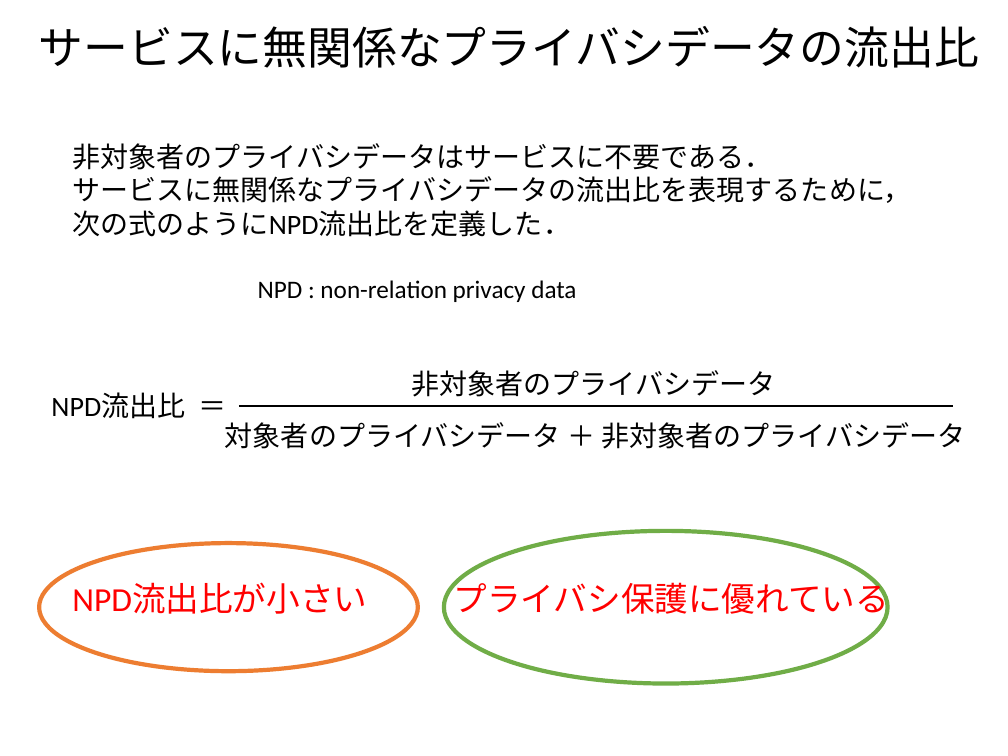
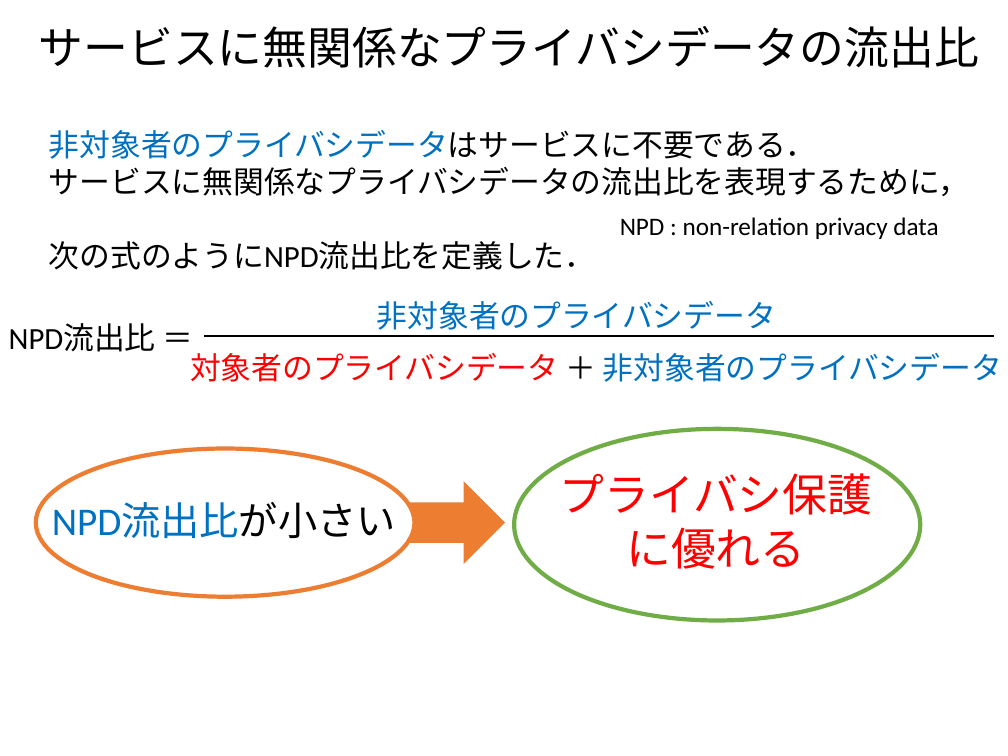
Before and after one commit to ao-megane/LplcOpenDataConverter, a slide deck: slide 13 of LplcOpenDataConverter/LplcOpenDataConverter/プレゼン/多地点カメラを用いた見守りサービスにおける第三者のプライバシデータ流出比の定量評価.pptx. Drawn at 1008x756 pixels with LibreOffice and Linux fonts; fonts in the diff are those of the drawing; background and template pictures are left out. Boxes give left, top, right and bottom in pixels: in the first picture for what was removed or moved away, otherwise in the second. Text is boxed around its words. In the diff, an @@ line names an element or a change of style, - is before the commit and + after.

```diff
--- a/LplcOpenDataConverter/LplcOpenDataConverter/プレゼン/多地点カメラを用いた見守りサービスにおける第三者のプライバシデータ流出比の定量評価.pptx
+++ b/LplcOpenDataConverter/LplcOpenDataConverter/プレゼン/多地点カメラを用いた見守りサービスにおける第三者のプライバシデータ流出比の定量評価.pptx
@@ text "非対象者のプライバシデータはサービスに不要である．": place and size @@
-text "非対象者のプライバシデータはサービスに不要である．" at box(72, 143, 911, 237)
+text "非対象者のプライバシデータはサービスに不要である．" at box(49, 130, 969, 270)
@@ text "非対象者のプライバシデータはサービスに不要である．" at box(49, 130, 969, 270): size 20 to 22 pt; text colour #000000 to #0070C0 in "非対象者のプライバシデータはサービスに不要である．" @@
@@ text "NPD : non-relation privacy data": place and size @@
-text "NPD : non-relation privacy data" at box(258, 280, 576, 302)
+text "NPD : non-relation privacy data" at box(620, 217, 938, 239)
@@ text "非対象者のプライバシデータ": place and size @@
-text "非対象者のプライバシデータ" at box(412, 370, 776, 397)
+text "非対象者のプライバシデータ" at box(377, 301, 776, 336)
@@ text "非対象者のプライバシデータ" at box(377, 301, 776, 336): size 20 to 22 pt, text colour #000000 to #0070C0 @@
@@ text "NPD流出比 ＝": place and size @@
-text "NPD流出比 ＝" at box(51, 393, 185, 419)
+text "NPD流出比 ＝" at box(9, 323, 156, 352)
@@ text "NPD流出比 ＝" at box(9, 323, 156, 352): size 20 to 22 pt @@
@@ text "対象者のプライバシデータ ＋ 非対象者のプライバシデータ": place and size @@
-text "対象者のプライバシデータ ＋ 非対象者のプライバシデータ" at box(225, 422, 966, 449)
+text "対象者のプライバシデータ ＋ 非対象者のプライバシデータ" at box(190, 353, 1002, 382)
@@ text "対象者のプライバシデータ ＋ 非対象者のプライバシデータ" at box(190, 353, 1002, 382): size 20 to 22 pt; text colour #000000 to #FF0000 in "対象者のプライバシデータ"; text colour #000000 to #0070C0 in "非対象者のプライバシデータ" @@
@@ line moved from (239, 406) - (954, 406) to (205, 336) - (994, 336) @@
@@ ellipse: place and size @@
-ellipse at box(39, 543, 418, 671)
+ellipse at box(35, 449, 414, 597)
@@ ellipse: place and size @@
-ellipse at box(444, 531, 887, 683)
+ellipse at box(514, 428, 920, 620)
@@ text at box(559, 465, 872, 569): text changed; size 24 to 32 pt @@
-プライバシ保護に優れている
+プライバシ保護
+に優れる
@@ text "NPD流出比が小さい": place and size @@
-text "NPD流出比が小さい" at box(72, 584, 367, 614)
+text "NPD流出比が小さい" at box(52, 502, 396, 538)
@@ text "NPD流出比が小さい" at box(52, 502, 396, 538): size 24 to 28 pt; text colour #FF0000 to #0070C0, text colour #FF0000 to #000000 in "NPD流出比が小さい" @@
@@ right arrow added at box(395, 486, 502, 558), fill #ED7D31, outline #ED7D31 3 pt @@
```
Also in this commit, not shown: 32 other slides changed, 1 slide added, 2 slides removed, 1 other file.
